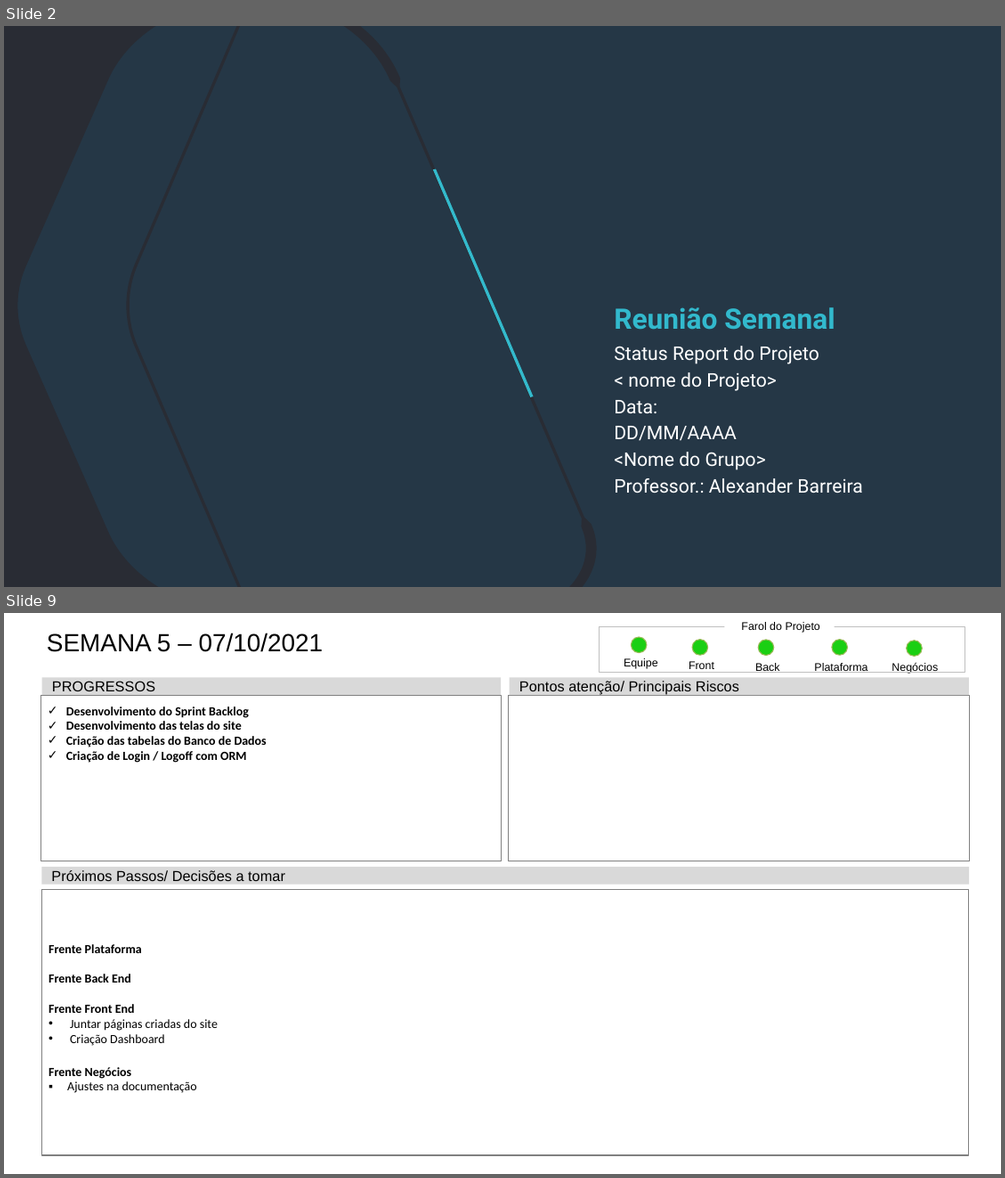
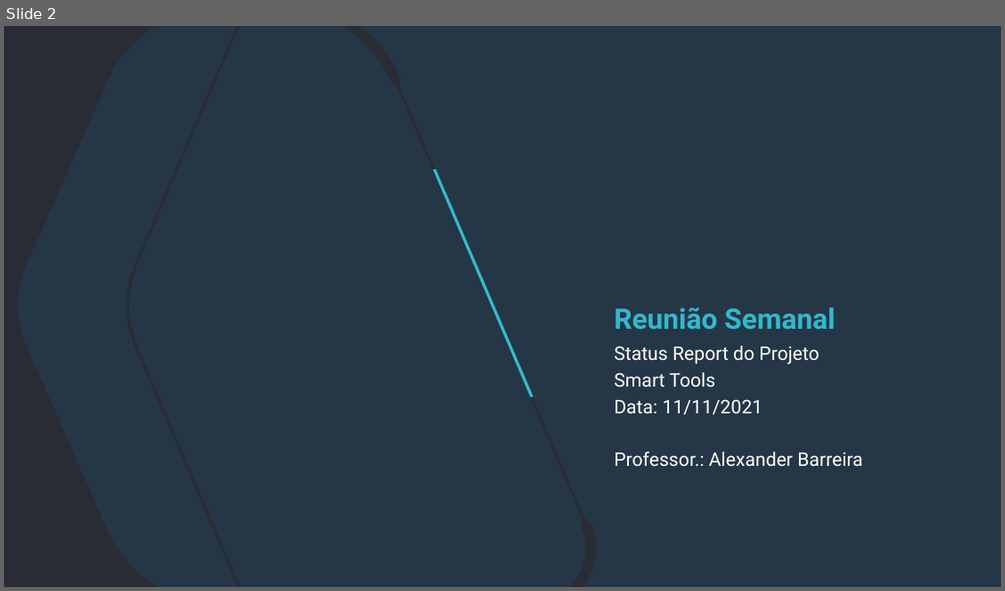
Before and after one commit to Lucassouza849/grupoPi3Semestre, a slide deck: Documentação/Status Report/Status Report - Grupo 6.pptx. Shown one above the other, each under a label of ours: slides 2 and 9 before the commit, slide 2 after it; the slides between them are not shown. The pictures are 1005x1178 and 1005x591 pixels, drawn with LibreOffice and Linux fonts; fonts in the diff are those of the drawing; background and template pictures are left out. Boxes give left, top, right and bottom in pixels: in the first picture for what was removed or moved away, otherwise in the second. Text is boxed around its words. In the diff, an @@ line names an element or a change of style, - is before the commit and + after.

```diff
--- a/Documentação/Status Report/Status Report - Grupo 6.pptx
+++ b/Documentação/Status Report/Status Report - Grupo 6.pptx
@@ slide 9 removed at (x1=4, y1=613, x2=1001, y2=1174), background #FFFFFF @@
@@ title removed at (x1=47, y1=633, x2=324, y2=652) @@
-SEMANA 5 – 07/10/2021
@@ rectangle removed at (x1=599, y1=626, x2=965, y2=673) @@
@@ ellipse removed at (x1=631, y1=637, x2=647, y2=652) @@
@@ text removed at (x1=741, y1=622, x2=820, y2=633) @@
-Farol do Projeto
@@ text removed at (x1=623, y1=658, x2=658, y2=669) @@
-Equipe
@@ text removed at (x1=688, y1=661, x2=714, y2=669) @@
-Front
@@ ellipse removed at (x1=692, y1=640, x2=708, y2=655) @@
@@ text removed at (x1=755, y1=663, x2=780, y2=673) @@
-Back
@@ ellipse removed at (x1=758, y1=640, x2=774, y2=655) @@
@@ text removed at (x1=814, y1=663, x2=867, y2=673) @@
-Plataforma
@@ ellipse removed at (x1=832, y1=640, x2=848, y2=655) @@
@@ text removed at (x1=891, y1=662, x2=938, y2=674) @@
-Negócios
@@ ellipse removed at (x1=906, y1=640, x2=922, y2=656) @@
@@ rectangle removed at (x1=42, y1=677, x2=501, y2=695) @@
-PROGRESSOS
@@ rectangle removed at (x1=510, y1=677, x2=968, y2=695) @@
-Pontos atenção/ Principais Riscos
@@ rectangle removed at (x1=40, y1=695, x2=501, y2=861) @@
-✓ Desenvolvimento do Sprint Backlog
-✓ Desenvolvimento das telas do site
-✓ Criação das tabelas do Banco de Dados
-✓ Criação de Login / Logoff com ORM
@@ rectangle removed at (x1=509, y1=695, x2=969, y2=861) @@
@@ rectangle removed at (x1=42, y1=867, x2=970, y2=884) @@
-Próximos Passos/ Decisões a tomar
@@ rectangle removed at (x1=42, y1=890, x2=969, y2=1156) @@
-  Frente Plataforma
-  Frente Back End
-  Frente Front End
-  • Juntar páginas criadas do site
-  • Criação Dashboard
-  Frente Negócios
-  ▪ Ajustes na documentação
@@ slide 2 changed as well @@
@@ text at (x1=614, y1=372, x2=763, y2=415): text changed @@
-< nome do Projeto>
-Data:
-DD/MM/AAAA
-<Nome do Grupo>
+Smart Tools
+Data: 11/11/2021
```
Also in this commit, not shown: 2 other slides changed, 4 other slides removed, 5 other files.
